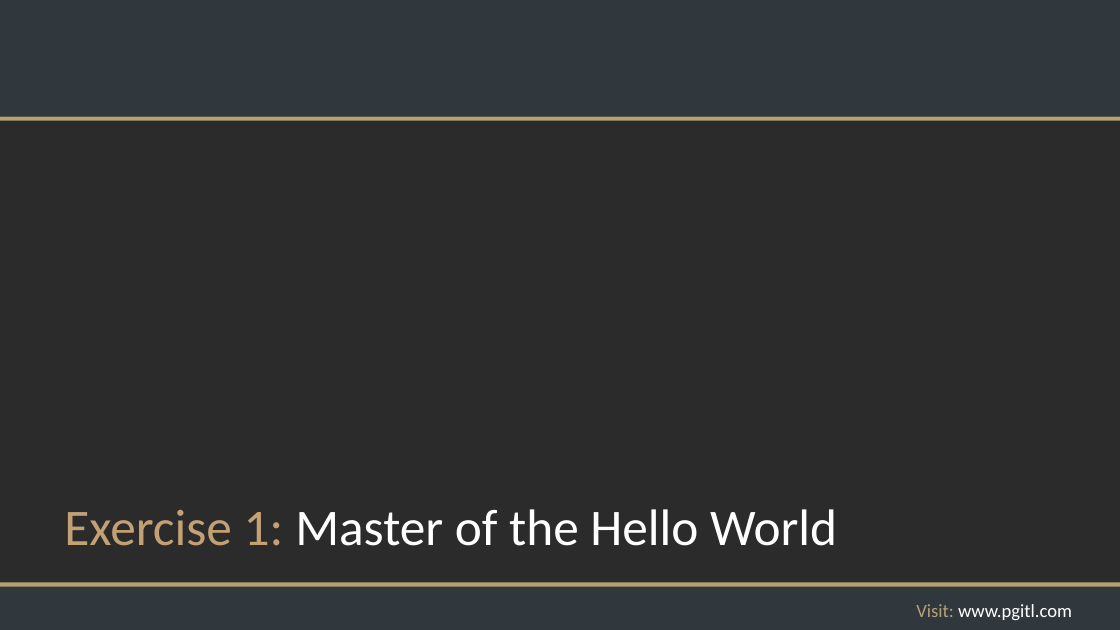
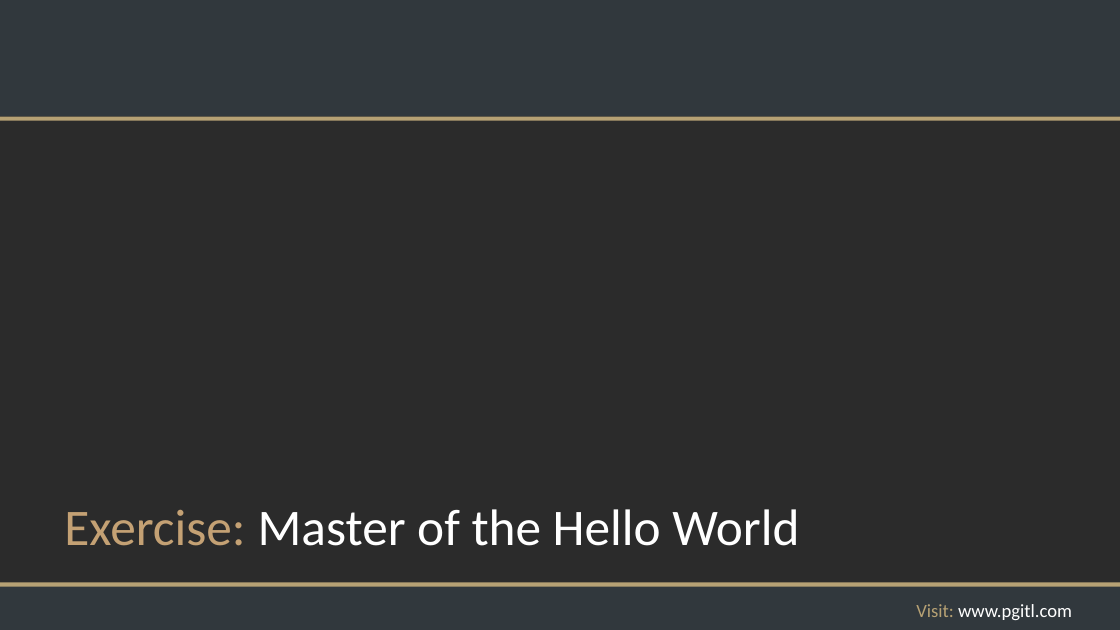
Before and after one commit to rikkouri/project-a, a slide deck: slide 29 of Programming Foundations.pptx (slide 30 before the commit). Drawn at 1120x630 pixels with LibreOffice and Linux fonts; fonts in the diff are those of the drawing; background and template pictures are left out; a plain dark background stands for a picture behind light text. Boxes give left, top, right and bottom in pixels: in the first picture for what was removed or moved away, otherwise in the second. Text is boxed around its words. In the diff, an @@ line names an element or a change of style, - is before the commit and + after.

```diff
--- a/Programming Foundations.pptx
+++ b/Programming Foundations.pptx
@@ title at [64, 509, 799, 546]: text changed @@
-Exercise 1: Master of the Hello World
+Exercise: Master of the Hello World
```
Also in this commit, not shown: 21 other slides changed, 7 slides added, 1 slide removed, 1 other file.
